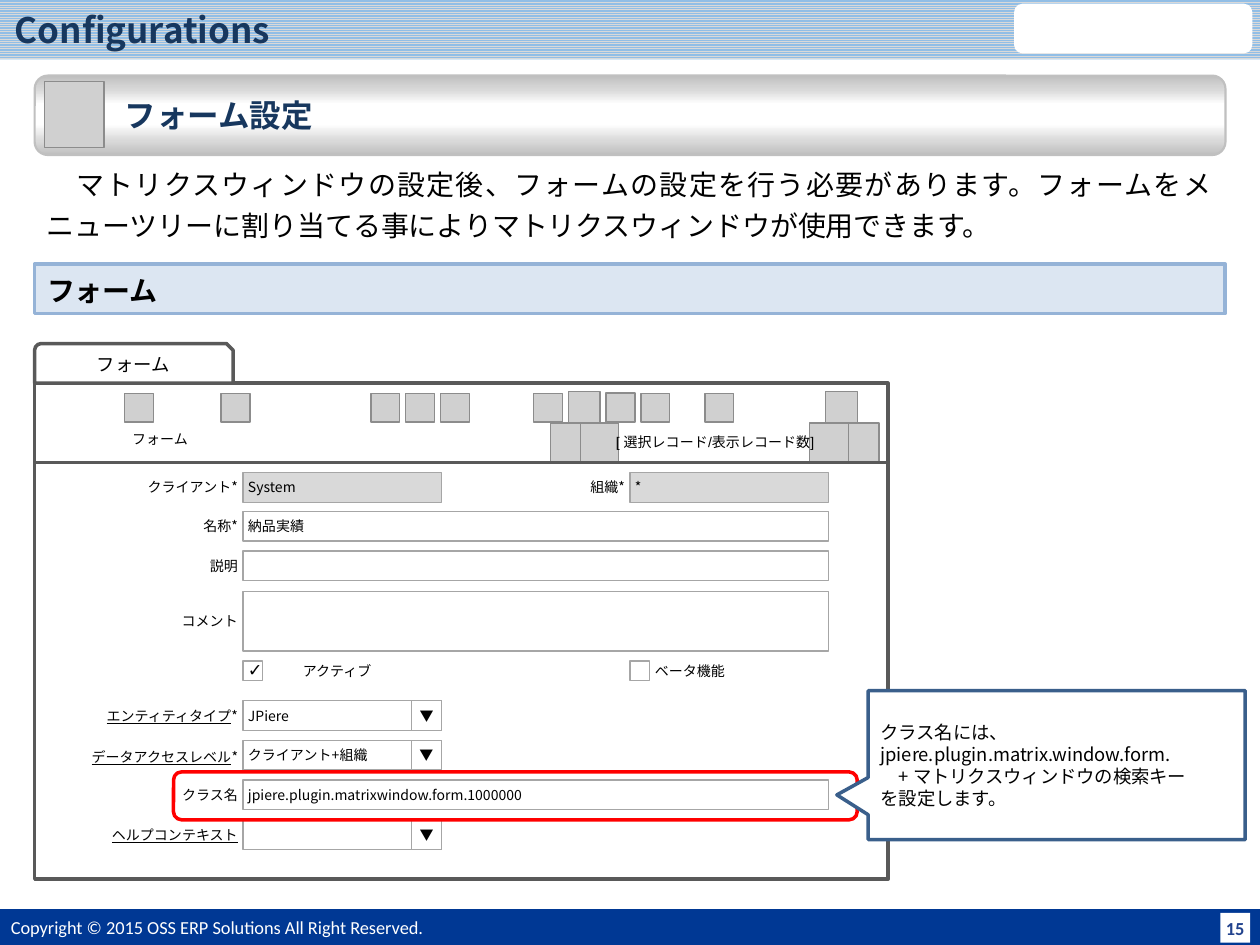
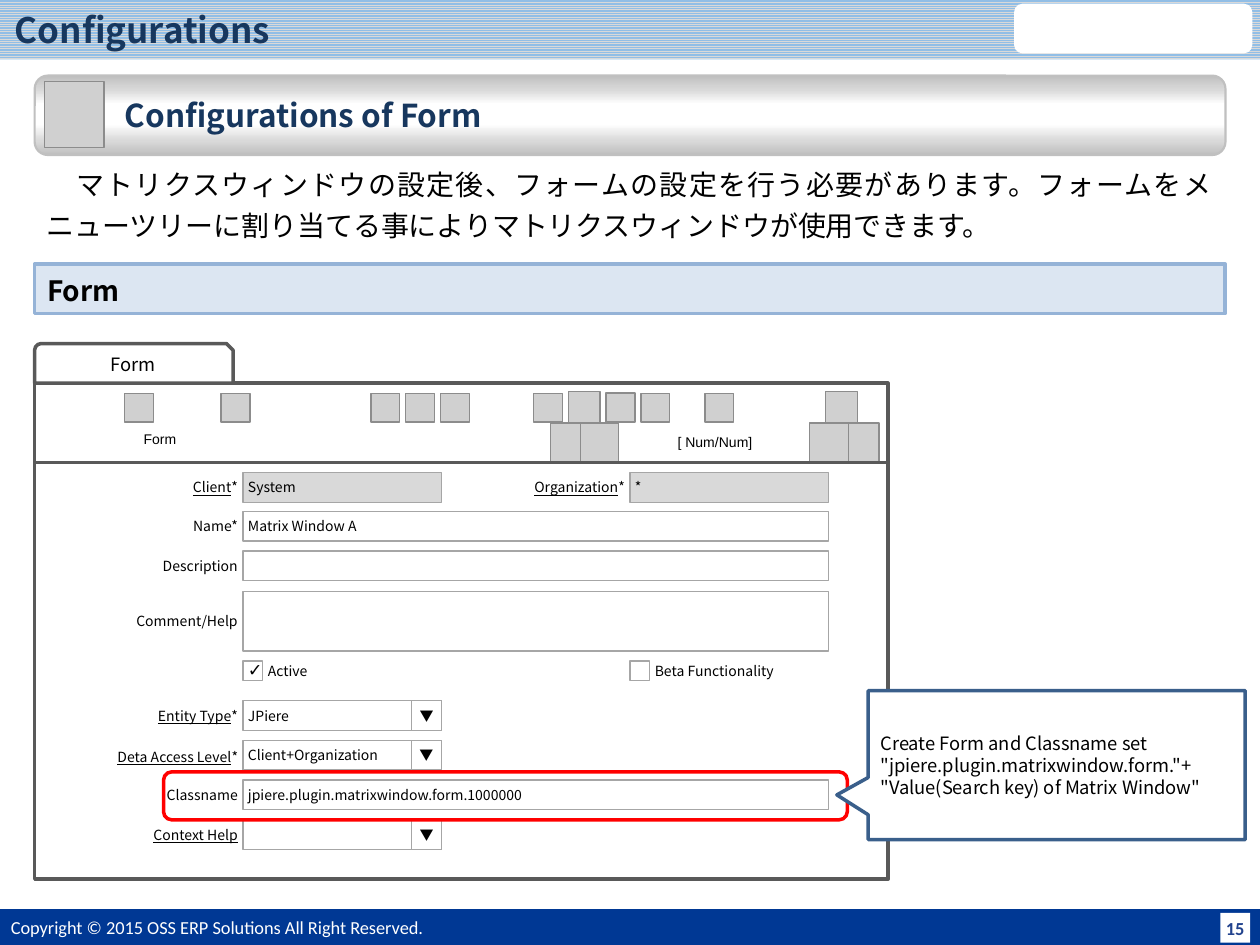
Before and after one commit to JPiere/jpiere.plugin.webui.matrixwindow, a slide deck: slide 16 of Doc/JPIERE-0098_MatrixWindow.pptx. Drawn at 1260x945 pixels with LibreOffice and Linux fonts; fonts in the diff are those of the drawing; grey boxes stand for pictures; background and template pictures are left out. Boxes give left, top, right and bottom in pixels: in the first picture for what was removed or moved away, otherwise in the second. Text is boxed around its words. In the diff, an @@ line names an element or a change of style, - is before the commit and + after.

```diff
--- a/Doc/JPIERE-0098_MatrixWindow.pptx
+++ b/Doc/JPIERE-0098_MatrixWindow.pptx
@@ text in rounded rectangle at (125,101,482,135): text changed @@
-フォーム設定
+Configurations of Form
@@ text in rectangle at (47,280,119,302): text changed @@
-フォーム
+Form
@@ text in snip round rect at (111,357,156,372): text changed @@
-フォーム
+Form
@@ text at (144,434,177,444): text changed @@
-フォーム
+Form
@@ text at (685,437,752,450): text changed @@
-[ 選択レコード/表示レコード数]
+[ Num/Num]
@@ text at (193,481,238,496): text changed @@
-クライアント*
+Client*
@@ text at (534,481,625,496): text changed @@
-組織*
+Organization*
@@ text at (193,520,238,531): text changed @@
-名称*
+Name*
@@ text in rectangle at (248,520,357,531): text changed @@
-納品実績
+Matrix Window A
@@ text at (163,560,238,574): text changed @@
-説明
+Description
@@ text at (136,615,237,630): text changed @@
-コメント
+Comment/Help
@@ text at (268,665,308,676): text changed @@
-アクティブ
+Active
@@ text at (655,665,774,680): text changed @@
-ベータ機能
+Beta Functionality
@@ text at (158,710,238,725): text changed @@
-エンティティタイプ*
+Entity Type*
@@ text in rectangle at (248,749,378,764): text changed @@
-クライアント+組織
+Client+Organization
@@ text in speech box at (881,735,1200,799): text changed @@
-クラス名には、
-jpiere.plugin.matrix.window.form.
-+ マトリクスウィンドウの検索キー
-を設定します。
+Create Form and Classname set "jpiere.plugin.matrixwindow.form."+
+"Value(Search key) of Matrix Window"
@@ text at (117,751,238,765): text changed @@
-データアクセスレベル*
+Deta Access Level*
@@ rounded rectangle: place and size @@
-rounded rectangle at (174,772,858,820)
+rounded rectangle at (164,772,848,820)
@@ text at (167,789,238,800): text changed @@
-クラス名
+Classname
@@ text at (153,829,238,843): text changed @@
-ヘルプコンテキスト
+Context Help
```
Also in this commit, not shown: 6 other slides changed, 1 other file.
